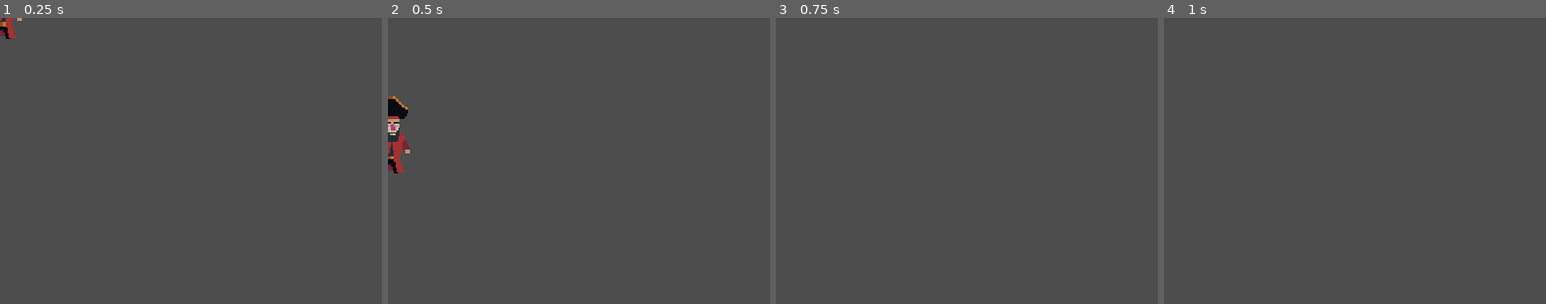
Above: before the commit, frames 1-4 (left to right).
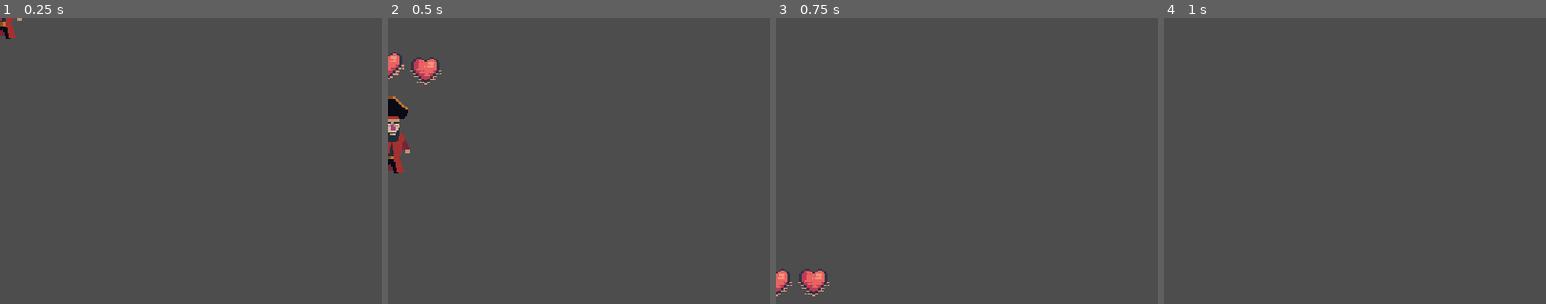
Above: after the commit, the same moments.

Repository: TuysuzTavsan/GodotNetworkEnet
Game: Godot game, scene res://Scenes/Player.tscn
Same seed, same stepped clock (60 frames per second), same inputs: the game is played once before the commit and once after it. This scene is started directly instead of the project's main scene.
Inputs (mouse positions are % of the whole screen's width and height, from its top left):
- Up to frame 1 (0.25 s): no input
- Up to frame 2 (0.5 s): no input
- Up to frame 3 (0.75 s): move the mouse to (72, 45) at 0.52 s; hold D (moveRight) from 0.53 s (still down); click (72, 45) at 0.6 s
- Up to frame 4 (1 s): keep holding D (moveRight); tap W (jump) at 0.77 s
The pictures show only the part of the screen within x 0-50%, y 12-62%; the shares and areas given below are measured in that part.

Frame 1 is identical in both runs. In frame 2, 0.8% of the frame differs, in the area x 0-14%, y 12-24%; in frame 3, 0.8%; in frame 4, nothing differs.

Commit message:
added heart regen and damage, also pistol shot raycasting.

Diff:
--- a/DedicatedServer/Scenes/Bomb.tscn
+++ b/DedicatedServer/Scenes/Bomb.tscn
@@ -578,6 +578,7 @@
 }]
 
 [node name="Bomb" type="RigidBody2D"]
+collision_layer = 8
 freeze = true
 script = ExtResource("1_vp5ks")
 
@@ -611,3 +612,5 @@
 position = Vector2(0, -11)
 shape = SubResource("CircleShape2D_k8iky")
 debug_color = Color(0.984254, 0, 0.3707, 0.42)
+
+[connection signal="body_entered" from="Area2D" to="." method="_onBodyEntered"]
--- a/DedicatedServer/Scenes/Heart.tscn
+++ b/DedicatedServer/Scenes/Heart.tscn
@@ -337,6 +337,8 @@
 autoplay = "Idle"
 
 [node name="Area2D" type="Area2D" parent="."]
+position = Vector2(0, -0.5)
+collision_layer = 4
 
 [node name="CollisionShape2D" type="CollisionShape2D" parent="Area2D"]
 shape = SubResource("RectangleShape2D_r3a3l")
--- a/DedicatedServer/Scenes/Player.tscn
+++ b/DedicatedServer/Scenes/Player.tscn
@@ -16,7 +16,7 @@
 [ext_resource type="Texture2D" uid="uid://d1rgkk5frug7q" path="res://Assets/Pirate by seartsy/Run-6frm.png" id="13_oim86"]
 [ext_resource type="Script" path="res://Src/inputSyncer.gd" id="15_bf2ta"]
 [ext_resource type="Script" path="res://Src/camera.gd" id="16_yjfo4"]
-[ext_resource type="PackedScene" uid="uid://dfmxn8c2hwa58" path="res://Scenes/HealthBar.tscn" id="17_osg0x"]
+[ext_resource type="PackedScene" uid="uid://dfmxn8c2hwa58" path="res://Scenes/StatusBar.tscn" id="17_osg0x"]
 
 [sub_resource type="AtlasTexture" id="AtlasTexture_eyedx"]
 atlas = ExtResource("1_l06ka")
@@ -521,6 +521,18 @@
 "transitions": PackedFloat32Array(1),
 "update": 1,
 "values": [0]
+}
+tracks/2/type = "value"
+tracks/2/imported = false
+tracks/2/enabled = true
+tracks/2/path = NodePath("RayCast2D:enabled")
+tracks/2/interp = 1
+tracks/2/loop_wrap = true
+tracks/2/keys = {
+"times": PackedFloat32Array(0),
+"transitions": PackedFloat32Array(1),
+"update": 1,
+"values": [false]
 }
 
 [sub_resource type="Animation" id="Animation_ugfvh"]
@@ -745,6 +757,18 @@
 "transitions": PackedFloat32Array(1, 1, 1, 1, 1),
 "update": 1,
 "values": [0, 1, 2, 3, 4]
+}
+tracks/2/type = "value"
+tracks/2/imported = false
+tracks/2/enabled = true
+tracks/2/path = NodePath("RayCast2D:enabled")
+tracks/2/interp = 1
+tracks/2/loop_wrap = true
+tracks/2/keys = {
+"times": PackedFloat32Array(0, 0.1, 0.2),
+"transitions": PackedFloat32Array(1, 1, 1),
+"update": 1,
+"values": [false, true, false]
 }
 
 [sub_resource type="Animation" id="Animation_gcpdo"]
@@ -931,4 +955,9 @@
 position_smoothing_enabled = true
 script = ExtResource("16_yjfo4")
 
-[node name="HealthBar" parent="." instance=ExtResource("17_osg0x")]
+[node name="StatusBar" parent="." instance=ExtResource("17_osg0x")]
+position = Vector2(-77, -80)
+
+[node name="RayCast2D" type="RayCast2D" parent="."]
+enabled = false
+target_position = Vector2(300, 0)
--- a/DedicatedServer/Scenes/HealthBar.tscn
+++ b/DedicatedServer/Scenes/StatusBar.tscn
@@ -1,7 +1,6 @@
-[gd_scene load_steps=7 format=3 uid="uid://dfmxn8c2hwa58"]
+[gd_scene load_steps=6 format=3 uid="uid://dfmxn8c2hwa58"]
 
-[ext_resource type="Script" path="res://Src/healthBar.gd" id="1_5e3al"]
-[ext_resource type="Texture2D" uid="uid://vctehp0kjcl7" path="res://Assets/Pirate Bomb/7-Objects/11-Health Bar/Health Bar.png" id="2_3d60e"]
+[ext_resource type="Script" path="res://Src/statusBar.gd" id="1_5e3al"]
 [ext_resource type="Texture2D" uid="uid://mip6gsnrvrw5" path="res://Assets/Pirate Bomb/7-Objects/11-Health Bar/Heart.png" id="3_vw1qo"]
 
 [sub_resource type="Animation" id="Animation_e2pcr"]
@@ -90,12 +89,8 @@
 "RESET": SubResource("Animation_hghwj")
 }
 
-[node name="HealthBar" type="CanvasLayer"]
+[node name="StatusBar" type="Node2D"]
 script = ExtResource("1_5e3al")
-
-[node name="Background" type="Sprite2D" parent="."]
-texture = ExtResource("2_3d60e")
-centered = false
 
 [node name="Hearth1" type="Sprite2D" parent="."]
 position = Vector2(51, 32)
--- a/DedicatedServer/Src/Bomb.gd
+++ b/DedicatedServer/Src/Bomb.gd
@@ -2,6 +2,8 @@
 class_name Bomb
 
 @onready var m_animPlayer : AnimationPlayer = $AnimationPlayer
+
+const M_DAMAGE_HEART : int = 2
 
 # Called when the node enters the scene tree for the first time.
 func _ready() -> void:
@@ -35,3 +37,12 @@
 @rpc("authority", "call_local", "reliable", 1)
 func _mPlayAnimation(animName : String) -> void:
 	m_animPlayer.play(animName)
+
+
+func _onBodyEntered(body : Node2D) -> void:
+	if(body is not Player):
+		return
+
+	var player : Player = body as Player
+
+	player.m_statusBar._mLoseHeart(M_DAMAGE_HEART)
--- a/DedicatedServer/Src/PlayerStateMachine/player.gd
+++ b/DedicatedServer/Src/PlayerStateMachine/player.gd
@@ -4,10 +4,16 @@
 #State machine that will handle player.
 #This script is the main handler of the states.
 
+var m_stateType : STATES
 var m_state : PlayerState = null
+var m_isDead : bool = false
 @onready var m_animPlayer : AnimationPlayer = $AnimationPlayer
 @onready var m_animatedSprite : AnimatedSprite2D = $AnimatedSprite2D
 @onready var m_inputSyncer : InputSyncer = $InputSyncer
+@onready var m_statusBar : StatusBar = $StatusBar
+@onready var m_rayCast : RayCast2D = $RayCast2D
+
+signal _m_dead(player : Player)
 
 enum STATES {
 	IDLE,
@@ -15,6 +21,7 @@
 	JUMP,
 	ATTACK,
 	FIRE,
+	DEAD
 }
 
 static var m_states : Dictionary = {
@@ -22,11 +29,12 @@
 	STATES.RUN : PlayerRun,
 	STATES.JUMP : PlayerJump,
 	STATES.ATTACK : PlayerAttack,
-	STATES.FIRE : PlayerFire
+	STATES.FIRE : PlayerFire,
+	STATES.DEAD : PlayerDead
 }
 
 const M_RING_BUFFER_SIZE : int = 256
-const M_SPEED = 300.0
+const M_SPEED = 250.0
 const M_JUMP_VELOCITY = -500.0
 const M_INTERPOLATIN_FACTOR : float = 10.0
 var m_netType : Net.Type = Net.Type.UNSPECIFIED
@@ -55,17 +63,20 @@
 
 	if(m_netType == Net.Type.LOCAL):
 		#We need to apply inputs to movement.
-		var latestInputs : InputContainer = m_inputSyncer.mGetLatestInputs() as InputContainer
-		var xDirection : float = latestInputs.mGetxAxisDirection() as float
-
-		_mChangeDirection(xDirection)
-
-		if(is_on_floor()):
-			if(latestInputs.mHas(INPUT.Type.JUMP)):
-				velocity.y = delta * m_gravity
-
-		velocity.x = xDirection * M_SPEED
-		m_frame += 1
+
+		if(not m_isDead):
+
+			var latestInputs : InputContainer = m_inputSyncer.mGetLatestInputs() as InputContainer
+			var xDirection : float = latestInputs.mGetxAxisDirection() as float
+
+			_mChangeDirection(xDirection)
+
+			if(is_on_floor()):
+				if(latestInputs.mHas(INPUT.Type.JUMP)):
+					velocity.y = delta * m_gravity
+
+			velocity.x = xDirection * M_SPEED
+			m_frame += 1
 
 	move_and_slide()
 
@@ -76,6 +87,12 @@
 		m_animatedSprite.position = lerp(m_animatedSprite.position, position, delta * M_INTERPOLATIN_FACTOR)
 
 func _mChangeState(state : STATES, params : Dictionary = {}) -> void:
+
+	#Can not change state when dead.
+	if(m_isDead):
+		return
+
+	m_stateType = state
 	if(m_state != null):
 		remove_child(m_state) #To force stop listening input from InputSyncer
 		m_state.queue_free()
@@ -92,6 +109,9 @@
 #Function that will be used for only server. Because local players send their inputs to the server only.
 func _onReliableInputReceived(inputContainer : InputContainer, frame : int) -> void:
 	#This function only operates on the server.
+	if(m_isDead):
+		return
+
 	if(frame <= m_frame):
 		Logger.mLogWarning("Received frame is older then current frame. Ignoring input.")
 		return
@@ -100,20 +120,17 @@
 	for input : INPUT.Type in inputContainer.m_events:
 		match input:
 			INPUT.Type.JUMP:
-
 				#Apply jump force.
 				#We can not simulate jump because of delta time issues.
 				if(is_on_floor()):
 					velocity.y = M_JUMP_VELOCITY
 
-			INPUT.Type.ATTACK:
-				pass
-			INPUT.Type.FIRE:
-				pass
-
 #Function that will be used for only server. Because local players send their inputs to the server only.
 func _onUnreliableInputReceived(inputContainer : InputContainer, frame : int) -> void:
 	#This function only operates on the server.
+	if(m_isDead):
+		return
+
 	if(frame <= m_frame):
 		Logger.mLogWarning("Received frame is older then current frame. Ignoring input.")
 		return
@@ -142,6 +159,9 @@
 	if(m_netType != Net.Type.LOCAL):
 		return
 
+	if(m_isDead):
+		return
+
 	#For local player, we have inputs that server doesnt have yet.
 	#We can use these to simulate up to the current frame.
 
@@ -172,9 +192,15 @@
 @rpc("any_peer", "call_local", "reliable", 1)
 func _mSyncDirection(isLeft : bool) -> void:
 	m_animatedSprite.flip_h = isLeft
+	m_rayCast.target_position = Vector2(-300, 0) if isLeft else Vector2(300, 0)
 
 @rpc("any_peer", "call_local", "reliable", 1)
 func _mPlayAnimation(animName : String) -> void:
+
+	#Can only play dead animation when player is dead.
+	if(m_isDead and animName != "death"):
+		return
+
 	m_animPlayer.play(animName)
 
 func _mChangeDirection(vectorX : float) -> void:
--- /dev/null
+++ b/DedicatedServer/Src/PlayerStateMachine/playerDead.gd
@@ -0,0 +1,20 @@
+extends PlayerState
+class_name  PlayerDead
+
+#AttackState of the player.
+#Keep in mind that states only exist on local player and server.
+
+func _ready() -> void:
+	m_player.m_isDead = true
+	m_player._mChangeAnimation("death")
+
+	if(m_player.m_netType == Net.Type.SERVER):
+		m_player.m_animPlayer.animation_finished.connect(_onAnimFinished)
+
+#Will only be triggered on server.
+func _onAnimFinished(animName : String) -> void:
+	match animName:
+		"death":
+				#this will trigger respawn code on the server.
+				#on the node battlefield.
+				m_player._m_dead.emit(m_player)
--- a/DedicatedServer/Src/PlayerStateMachine/playerFire.gd
+++ b/DedicatedServer/Src/PlayerStateMachine/playerFire.gd
@@ -4,9 +4,29 @@
 #FireState of the player.
 #Keep in mind that states only exist on local player and server.
 
+const M_FIRE_DAMAGE : int = 2
+
 func _ready() -> void:
 	m_player._mChangeAnimation("gunOut")
 	m_player.m_animPlayer.animation_finished.connect(_onAnimFinished)
+
+	if(m_player.m_netType != Net.Type.SERVER):
+		set_physics_process(false)
+
+#Only operates on server.
+func _physics_process(_delta: float) -> void:
+	if(m_player.m_rayCast.is_colliding()):
+		var player : Player = m_player.m_rayCast.get_collider() as Player
+
+		#Cast is not successfull its not player
+		if(player == null):
+			return
+
+		player.m_statusBar._mLoseHeart(M_FIRE_DAMAGE)
+
+
+		#Damage only one time, so we need to turn it back off
+		m_player.m_rayCast.enabled = false
 
 func _onAnimFinished(animName : String) -> void:
 	match animName:
--- a/DedicatedServer/Src/battlefield.gd
+++ b/DedicatedServer/Src/battlefield.gd
@@ -172,6 +172,7 @@
 	#Set multiplayer authority to given id.
 	if(m_netType == Net.Type.SERVER):
 		player.set_multiplayer_authority(id)
+		player._m_dead.connect(_onPlayerDead)
 	else:
 		player.set_multiplayer_authority(id if multiplayer.get_unique_id() == id else 1)
 
@@ -190,3 +191,35 @@
 	var randomNumber : int = randi_range(0, childCount - 1)
 
 	return m_spawnMarkersPivot.get_child(randomNumber).position
+
+#Will only triggered on server.
+func _onPlayerDead(player : Player) -> void:
+
+	var playerID : int = m_players.find_key(player)
+
+	if(playerID == null):
+		return
+
+	_mSetPlayerPosition.rpc(playerID, _mGetRandomSpawnPosition()) #Respawn at random position
+	player.m_statusBar._mSetHealth.rpc(3) #Set to max health.
+	_mSetPlayerAsIdleAndAlive.rpc(playerID) #Reset its state to idle from dead.
+
+@rpc("authority", "call_local", "reliable", 1)
+func _mSetPlayerAsIdleAndAlive(playerID : int) -> void:
+	var player : Player = m_players.get(playerID) as Player
+
+	if(player == null):
+		return
+
+	#Because we dont use states on puppet players.
+	#We need to check for different network types here.
+
+	if(multiplayer.is_server()):
+		player.m_isDead = false #This must be set false first, else below line wont do anything. Player cant change state when dead.
+		player._mChangeState(Player.STATES.IDLE)
+		return
+
+	if(get_tree().get_multiplayer().get_unique_id() == playerID):
+		player._mChangeState(Player.STATES.IDLE)
+		player.m_isDead = false
+		return
--- a/DedicatedServer/Src/healthBar.gd
+++ /dev/null
@@ -1,8 +0,0 @@
-extends CanvasLayer
-
-
-func _ready() -> void:
-	var netType : Net.Type = Net.mGetNetworkType(self)
-	if(netType != Net.Type.LOCAL):
-		queue_free()
-		return
--- a/DedicatedServer/Src/heart.gd
+++ b/DedicatedServer/Src/heart.gd
@@ -1,5 +1,7 @@
 extends Node2D
 class_name Heart
+
+const M_REGEN_HEART : int = 1
 
 #A collectable item to replanish helath
 
@@ -14,9 +16,15 @@
 		_mFree.rpc()
 
 func _onBodyEntered(body : Node2D) -> void:
-	if(get_tree().get_multiplayer().is_server()):
-		if body is Player:
-			_mPlayAnim.rpc("taken")
+
+	if(body is not Player):
+		return
+
+	_mPlayAnim.rpc("taken")
+
+	var player : Player = body as Player
+
+	player.m_statusBar._mRegenerate(M_REGEN_HEART)
 
 @rpc("authority", "call_local", "reliable", 1)
 func _mFree() -> void:
--- /dev/null
+++ b/DedicatedServer/Src/statusBar.gd
@@ -0,0 +1,81 @@
+extends Node2D
+class_name StatusBar
+
+var m_hearts : int = 3
+
+@onready var m_heart1 : Node2D = $Hearth1
+@onready var m_heart2 : Node2D = $Hearth2
+@onready var m_heart3 : Node2D = $Hearth3
+
+var m_player : Player = null
+
+func _ready() -> void:
+	#Authority for this node is always server.
+	set_multiplayer_authority(1)
+	m_player = get_parent() as Player
+
+######################################## PUBLIC FUNCTIONS #######################################
+
+#Will only be called on server from external nodes.
+#This function will be called by accessing player node first.
+#Called when this player collects some heart.
+func _mRegenerate(heartCount : int) -> void:
+
+	#Do not execute on puppet players
+	if(m_player.m_netType == Net.Type.PUPPET):
+		return
+
+	var newHeartCount : int  = clampi(m_hearts + heartCount, 0, 3) as int
+
+	if(multiplayer.is_server()):
+		_mSetHealth.rpc(newHeartCount)
+	else:
+		_mSetHealth(newHeartCount)
+
+
+#This function will be called by accessing player node first.
+#Called when this player gets damaged.
+func _mLoseHeart(heartCount : int) -> void:
+
+	#Do not execute on puppet players
+	if(m_player.m_netType == Net.Type.PUPPET):
+		return
+
+	var newHeartCount : int  = clampi(m_hearts - heartCount, 0, 3) as int
+
+	if(multiplayer.is_server()):
+		_mSetHealth.rpc(newHeartCount)
+	else:
+		_mSetHealth(newHeartCount)
+
+	var player : Player = get_parent() as Player
+
+	if(newHeartCount <= 0):
+		player._mChangeState(Player.STATES.DEAD)
+
+######################################## PUBLIC FUNCTIONS #######################################
+
+
+func _mUpdateStatusVisual() -> void:
+	match m_hearts:
+		0:
+			m_heart1.hide()
+			m_heart2.hide()
+			m_heart3.hide()
+		1:
+			m_heart1.show()
+			m_heart2.hide()
+			m_heart3.hide()
+		2:
+			m_heart1.show()
+			m_heart2.show()
+			m_heart3.hide()
+		3:
+			m_heart1.show()
+			m_heart2.show()
+			m_heart3.show()
+
+@rpc("authority", "call_local", "reliable", 1)
+func _mSetHealth(heartCount : int) -> void:
+	m_hearts = heartCount
+	_mUpdateStatusVisual()
